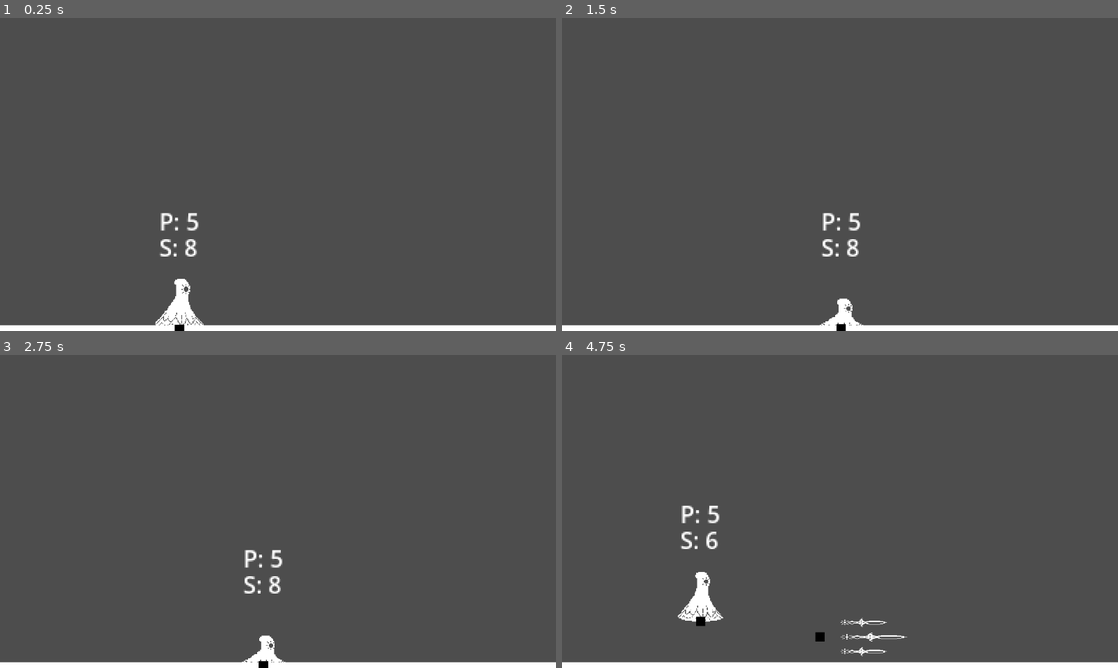
Above: before the commit, frames 1-4 (two rows, left to right).
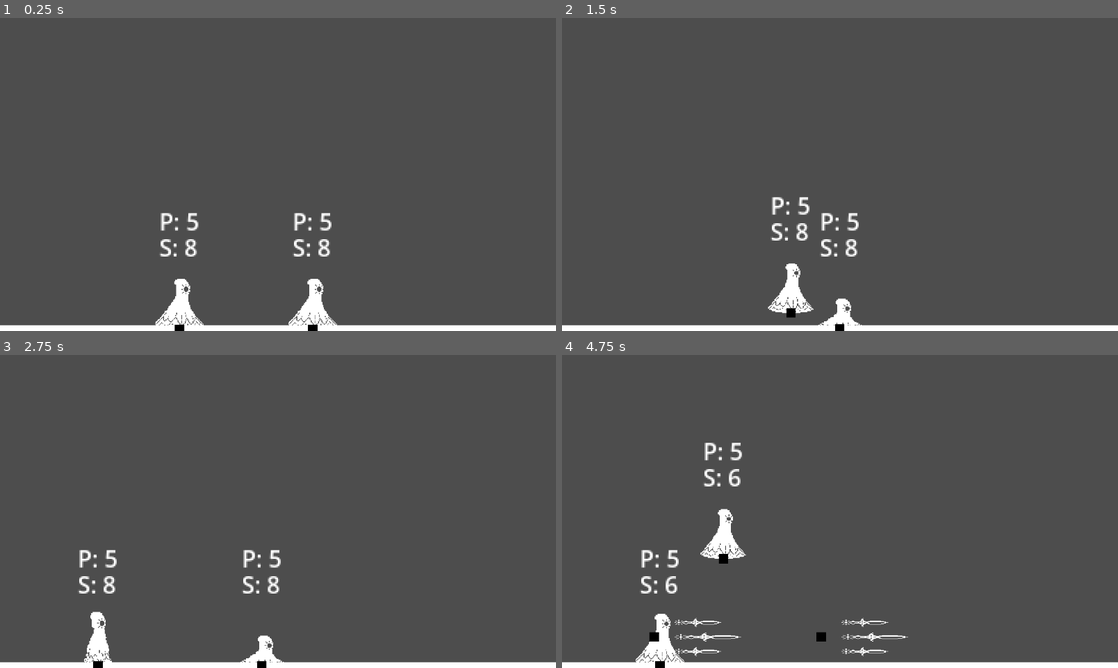
Above: after the commit, the same moments.

Repository: Hospitalguy101/1-bit-game
Game: Godot game, scene res://Scenes/game.tscn
The game is run twice, just before and just after one commit, with the same random seed, the same clock (stepped at 60 frames per second) and the same inputs.
Inputs:
- Up to frame 1 (0.25 s): no input
- Up to frame 2 (1.5 s): tap Enter at 0.5 s; hold Right (move_right) 0.53-1.28 s; hold S (crouch) 0.53-1.28 s; tap W (jump) at 0.77, 1.07 s; tap V (grab) at 0.8, 1.35 s; hold A (move_left) from 1.28 s (still down)
- Up to frame 3 (2.75 s): tap W (jump) at 1.52, 1.55, 1.82 s; release A (move_left) at 2.03 s; hold Right (move_right) from 2.03 s (still down); hold W (jump) from 2.03 s (still down); tap S (crouch) at 2.3 s
- Up to frame 4 (4.75 s): release W (jump) at 2.78 s; tap S (crouch) at 2.85, 4.55 s; tap W (jump) at 3.02, 3.32, 3.77, 3.8, 4.07, 4.52 s; tap V (grab) at 3.05 s; release Right (move_right) at 3.53 s; hold V (grab) 3.53-4.28 s; hold A (move_left) from 3.53 s (still down); tap C (heavy_attack) at 4.35 s

The runs differ from the first frame. In frame 1, 1.0% of the frame differs, in the area x 51-61%, y 62-100%; in frame 2, 1.4%; in frame 3, 1.3%; in frame 4, 3.3%, in the area x 13-63%, y 28-100%.

Commit message:
Grabbing implemented kind of

Diff:
--- a/Characters/BaseCharacter.gd
+++ b/Characters/BaseCharacter.gd
@@ -20,6 +20,9 @@
 var current_special;
 var special_step = 0;
 
+var is_grabbed = false;
+var grabbing = false;
+
 # Get the gravity from the project settings to be synced with RigidBody nodes.
 var gravity = ProjectSettings.get_setting("physics/2d/default_gravity");
 
@@ -36,12 +39,29 @@
 	if $FloorChecker.is_colliding() and $FloorChecker.get_collider().is_in_group("FloorCollider"):
 		floored = true;
 	else: floored = false;
-	# Add the gravity.
-	#if not floored:
-	#	apply_force(Vector2(0, gravity));
+
+
+	#throw controls
+	if grabbing:
+		if Input.is_action_pressed("jump"):
+			if id == 0: print($Grabbox.held_body);
+			throw(0);
+			grabbing = false;
+		if Input.is_action_pressed("move_left"):
+			if id == 0: print($Grabbox.held_body);
+			throw(1);
+			grabbing = false;
+		if Input.is_action_pressed("crouch"):
+			if id == 0: print($Grabbox.held_body);
+			throw(2);
+			grabbing = false;
+		if Input.is_action_pressed("move_right"):
+			if id == 0: print($Grabbox.held_body);
+			throw(3);
+			grabbing = false;
 
 	#momvement controls
-	if floored and controllable:
+	elif floored and controllable:
 		hasDoubleJump = true;
 		if Input.is_action_pressed("move_left") and get_linear_velocity().x > -max_run_speed and !crouching:
 			apply_force(Vector2(-run_speed, 0));
@@ -53,7 +73,7 @@
 			crouching = true
 		if Input.is_action_just_released("crouch"):
 			crouching = false
-	elif controllable:
+	elif controllable and !is_grabbed:
 		if Input.is_action_pressed("move_left") and get_linear_velocity().x > -max_air_speed:
 			apply_force(Vector2(-air_speed, 0));
 		if Input.is_action_pressed("move_right") and get_linear_velocity().x < max_air_speed:
@@ -73,6 +93,8 @@
 			slash_attack(direction);
 		elif event.is_action_pressed("heavy_attack"):
 			heavy_attack(direction);
+		elif event.is_action_pressed("grab"):
+			grab();
 
 		if event.is_action_released("light_attack"):
 			release_light_attack();
@@ -99,6 +121,27 @@
 func release_heavy_attack():
 	pass;
 
+func grab():
+	if $Grabbox.enemy != null and $Grabbox/Cooldown.is_stopped():
+		$Grabbox.enemy.is_grabbed = true;
+		$Grabbox/CollisionShape2D.disabled = false;
+		$Grabbox/GrabTimer.start(5);
+		if !$Grabbox.held_body: $Grabbox.held_body = $Grabbox.enemy;
+		grabbing = true
+
+#0 = up, 1 = left, 2 = right, 3 = down
+func throw(direction):
+	if id == 0: print($Grabbox.held_body)
+	$Grabbox/GrabTimer.stop();
+	$Grabbox.held_body.is_grabbed = false;
+	$Grabbox/Cooldown.start(.5);
+	match direction:
+		0: $Grabbox.held_body.set_axis_velocity($Grabbox.up_traj);
+		1: $Grabbox.held_body.set_axis_velocity($Grabbox.left_traj);
+		2: $Grabbox.held_body.set_axis_velocity($Grabbox.down_traj);
+		3: $Grabbox.held_body.set_axis_velocity($Grabbox.right_traj);
+	$Grabbox.held_body = null;
+
 func progress_combo():
 	special_step += 1;
 	$InputTimer.stop();
--- /dev/null
+++ b/Characters/Hitboxes/grabbox.gd
@@ -0,0 +1,38 @@
+extends Area2D
+
+var enemy = null;
+
+@export var up_traj = Vector2.ZERO;
+@export var left_traj = Vector2.ZERO;
+@export var down_traj = Vector2.ZERO;
+@export var right_traj = Vector2.ZERO;
+
+var held_body;
+
+# Called when the node enters the scene tree for the first time.
+func _ready():
+	pass
+
+
+# Called every frame. 'delta' is the elapsed time since the previous frame.
+func _process(delta):
+	#if get_parent().id == 0: print(held_body)
+	if held_body:
+		held_body.position = global_position;
+		held_body.sleeping = true;
+		if held_body.get_linear_velocity() != Vector2.ZERO: held_body.set_linear_velocity(Vector2.ZERO)
+
+
+func _on_body_entered(body):
+	if body != get_parent(): enemy = body;
+
+
+func _on_body_exited(body):
+	if body != get_parent(): enemy = null;
+
+
+func _on_grab_timer_timeout():
+	held_body.is_grabbed = false;
+	held_body = null;
+	$Cooldown.start(.5);
+	get_parent().grabbing = false;
--- /dev/null
+++ b/Characters/Hitboxes/grabbox.tscn
@@ -0,0 +1,17 @@
+[gd_scene load_steps=2 format=3 uid="uid://cansug0y4q86t"]
+
+[ext_resource type="Script" path="res://Characters/Hitboxes/grabbox.gd" id="1_dwj2p"]
+
+[node name="Grabbox" type="Area2D"]
+collision_layer = 0
+script = ExtResource("1_dwj2p")
+
+[node name="CollisionShape2D" type="CollisionShape2D" parent="."]
+
+[node name="GrabTimer" type="Timer" parent="."]
+
+[node name="Cooldown" type="Timer" parent="."]
+
+[connection signal="body_entered" from="." to="." method="_on_body_entered"]
+[connection signal="body_exited" from="." to="." method="_on_body_exited"]
+[connection signal="timeout" from="GrabTimer" to="." method="_on_grab_timer_timeout"]
--- a/Characters/Rin/rin.gd
+++ b/Characters/Rin/rin.gd
@@ -250,7 +250,6 @@
 						progress_combo();
 					elif event is InputEventJoypadButton or event is InputEventKey:
 						motion_combo = false;
-
 			2:
 				if current_special == 1:
 					#hard left
@@ -265,7 +264,6 @@
 						progress_combo();
 					elif event is InputEventJoypadButton or event is InputEventKey:
 						motion_combo = false;
-
 			3:
 				if current_special == 1:
 					if Input.is_action_pressed("light_attack"):
@@ -281,7 +279,6 @@
 						progress_combo();
 					elif event is InputEventJoypadButton or event is InputEventKey:
 						motion_combo = false;
-
 			4:
 				if current_special == 2:
 					#hard right
@@ -289,7 +286,6 @@
 						progress_combo();
 					elif event is InputEventJoypadButton or event is InputEventKey:
 						motion_combo = false;
-
 			5:
 				if current_special == 2:
 					if Input.is_action_pressed("slash_attack"):
--- a/Characters/Rin/rin.tscn
+++ b/Characters/Rin/rin.tscn
@@ -9,6 +9,7 @@
 [sub_resource type="PhysicsMaterial" id="PhysicsMaterial_q86cr"]
 
 [sub_resource type="RectangleShape2D" id="RectangleShape2D_wjjwv"]
+size = Vector2(18, 18)
 
 [sub_resource type="AnimationNodeAnimation" id="AnimationNodeAnimation_df755"]
 animation = &"Crouch"
@@ -125,6 +126,9 @@
 states/Walk/position = Vector2(473, 206)
 transitions = ["Start", "Idle", SubResource("AnimationNodeStateMachineTransition_fb8y7"), "Idle", "Walk", SubResource(" …(1323 unchanged characters)…
 
+[sub_resource type="RectangleShape2D" id="RectangleShape2D_6y1cp"]
+size = Vector2(6, 14)
+
 [node name="Rin" groups=["Rin"] instance=ExtResource("1_voviw")]
 collision_mask = 2
 mass = 0.8
@@ -136,7 +140,7 @@
 jump_height = 250
 
 [node name="BodyHitbox" parent="." index="0"]
-position = Vector2(0, -1)
+position = Vector2(0, 0)
 shape = SubResource("RectangleShape2D_wjjwv")
 
 [node name="Sprite" parent="." index="1"]
@@ -189,17 +193,17 @@
 
 [node name="Swords" type="Node2D" parent="." index="5"]
 
-[node name="Area2D" type="Area2D" parent="." index="6"]
-collision_mask = 3
-input_pickable = false
-
-[node name="BodyHitbox" type="CollisionShape2D" parent="Area2D" index="0"]
-shape = SubResource("RectangleShape2D_wjjwv")
-
-[node name="FloorChecker" parent="." index="7"]
-target_position = Vector2(0, 10)
-
-[node name="SwordTimers" type="Node2D" parent="." index="8"]
+[node name="Grabbox" parent="." index="6"]
+position = Vector2(6, 1)
+up_traj = Vector2(0, -250)
+left_traj = Vector2(-250, -100)
+down_traj = Vector2(0, 100)
+right_traj = Vector2(250, -100)
+
+[node name="CollisionShape2D" parent="Grabbox" index="0"]
+shape = SubResource("RectangleShape2D_6y1cp")
+
+[node name="SwordTimers" type="Node2D" parent="." index="7"]
 
 [node name="Timer1" type="Timer" parent="SwordTimers" index="0"]
 one_shot = true
@@ -225,7 +229,7 @@
 [node name="Timer8" type="Timer" parent="SwordTimers" index="7"]
 one_shot = true
 
-[node name="AttackTimers" type="Node2D" parent="." index="9"]
+[node name="AttackTimers" type="Node2D" parent="." index="8"]
 
 [node name="HeavyTimer" type="Timer" parent="AttackTimers" index="0"]
 one_shot = true
@@ -233,7 +237,7 @@
 [node name="PortalRecallTimer" type="Timer" parent="AttackTimers" index="1"]
 one_shot = true
 
-[node name="Label" type="Label" parent="." index="10"]
+[node name="Label" type="Label" parent="." index="9"]
 offset_left = -7.0
 offset_top = -24.0
 offset_right = 20.0
@@ -241,7 +245,7 @@
 scale = Vector2(0.5, 0.5)
 text = "S: 1"
 
-[node name="Label2" type="Label" parent="." index="11"]
+[node name="Label2" type="Label" parent="." index="10"]
 offset_left = -7.0
 offset_top = -33.0
 offset_right = 21.0
@@ -249,8 +253,13 @@
 scale = Vector2(0.5, 0.5)
 text = "P: 1"
 
+[node name="FloorChecker" parent="." index="11"]
+target_position = Vector2(0, 10)
+
 [node name="InputTimer" parent="." index="12"]
 one_shot = true
 
 [connection signal="timeout" from="AttackTimers/HeavyTimer" to="." method="_on_heavy_timer_timeout"]
 [connection signal="timeout" from="AttackTimers/PortalRecallTimer" to="." method="_on_portal_recall_timer_timeout"]
+
+[editable path="Grabbox"]
--- a/Characters/base_character.tscn
+++ b/Characters/base_character.tscn
@@ -1,6 +1,7 @@
-[gd_scene load_steps=5 format=3 uid="uid://cj5yffxhnvcji"]
+[gd_scene load_steps=6 format=3 uid="uid://cj5yffxhnvcji"]
 
 [ext_resource type="Script" path="res://Characters/BaseCharacter.gd" id="1_a3637"]
+[ext_resource type="PackedScene" uid="uid://cansug0y4q86t" path="res://Characters/Hitboxes/grabbox.tscn" id="2_a21f7"]
 
 [sub_resource type="RectangleShape2D" id="RectangleShape2D_amk2t"]
 size = Vector2(63, 63)
@@ -23,6 +24,14 @@
 [node name="Sprite" type="Sprite2D" parent="."]
 texture = SubResource("GradientTexture2D_msg4j")
 
+[node name="Grabbox" parent="." instance=ExtResource("2_a21f7")]
+
+[node name="GrabTimer" parent="Grabbox" index="1"]
+one_shot = true
+
+[node name="Cooldown" parent="Grabbox" index="2"]
+one_shot = true
+
 [node name="FloorChecker" type="RayCast2D" parent="."]
 target_position = Vector2(0, 32)
 collision_mask = 2
@@ -30,3 +39,5 @@
 [node name="InputTimer" type="Timer" parent="."]
 
 [connection signal="timeout" from="InputTimer" to="." method="_on_input_timer_timeout"]
+
+[editable path="Grabbox"]
--- a/Scenes/game.tscn
+++ b/Scenes/game.tscn
@@ -20,3 +20,8 @@
 lock_rotation = false
 
 [node name="Projectiles" type="Node2D" parent="."]
+
+[node name="Rin2" parent="." instance=ExtResource("2_klfh5")]
+position = Vector2(262, 120)
+id = 1
+controllable = false
--- a/TitleScreen/title_screen.gd
+++ b/TitleScreen/title_screen.gd
@@ -35,10 +35,6 @@
 	rotating = 0;
 
 func _on_options_pressed():
-	#volume.
-	#so first off. so okay. so you want to have a volume slider
-	#
-	#
 	$Node.hide();
 	$OptionsMenu.show();
 	pass # Replace with function body.
--- a/project.godot
+++ b/project.godot
@@ -13,6 +13,7 @@
 config/name="OneBitGame"
 run/main_scene="res://Scenes/game.tscn"
 config/features=PackedStringArray("4.1", "GL Compatibility")
+boot_splash/use_filter=false
 config/icon="res://icon.svg"
 
 [autoload]
@@ -22,6 +23,14 @@
 [display]
 
 window/stretch/mode="viewport"
+
+[gui]
+
+fonts/use_filter=false
+fonts/stdout/print_fps=false
+fonts/layer_4="PortalConnection"
+fonts/layer_3="Portals"
+fonts/layer_2="Walls"
 
 [input]
 
Not shown: 1 places in Characters/Rin/rin.tscn that only renumber resources
